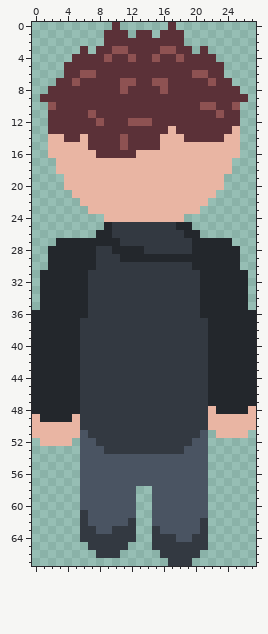
Two versions of one sprite sheet, assets/sprites/zywiec/walk/zywiecU1.png. The first picture shows the starting point.
The file is 28x68 pixels.
Now the later version:
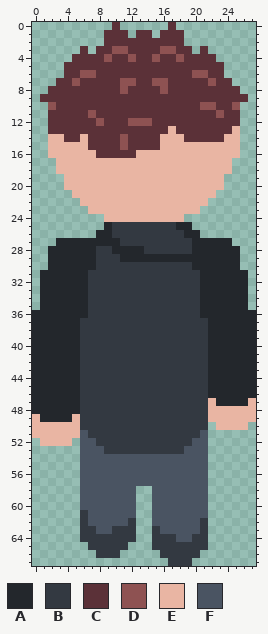
Palette (. is transparent): A #23272c  B #333941  C #5b3138  D #8e5252  E #e9b5a3  F #4a5462
Changes in this commit:
@@ x 20..27 @@
 46 BBAAAAAA
-47 BBAAAAAA
-48 BBEAAAAE
+47 BBEAAAAE
+48 BBEEEEEE
 49 BBEEEEEE
-50 BBEEEEEE
-51 BF.EEEE.
+50 BB.EEEE.
+51 BF......
 52 FF......
Boxes around the changes in both pictures, in picture pixels (x1, y1, x2, y2):
changed: (208, 398, 256, 438)
